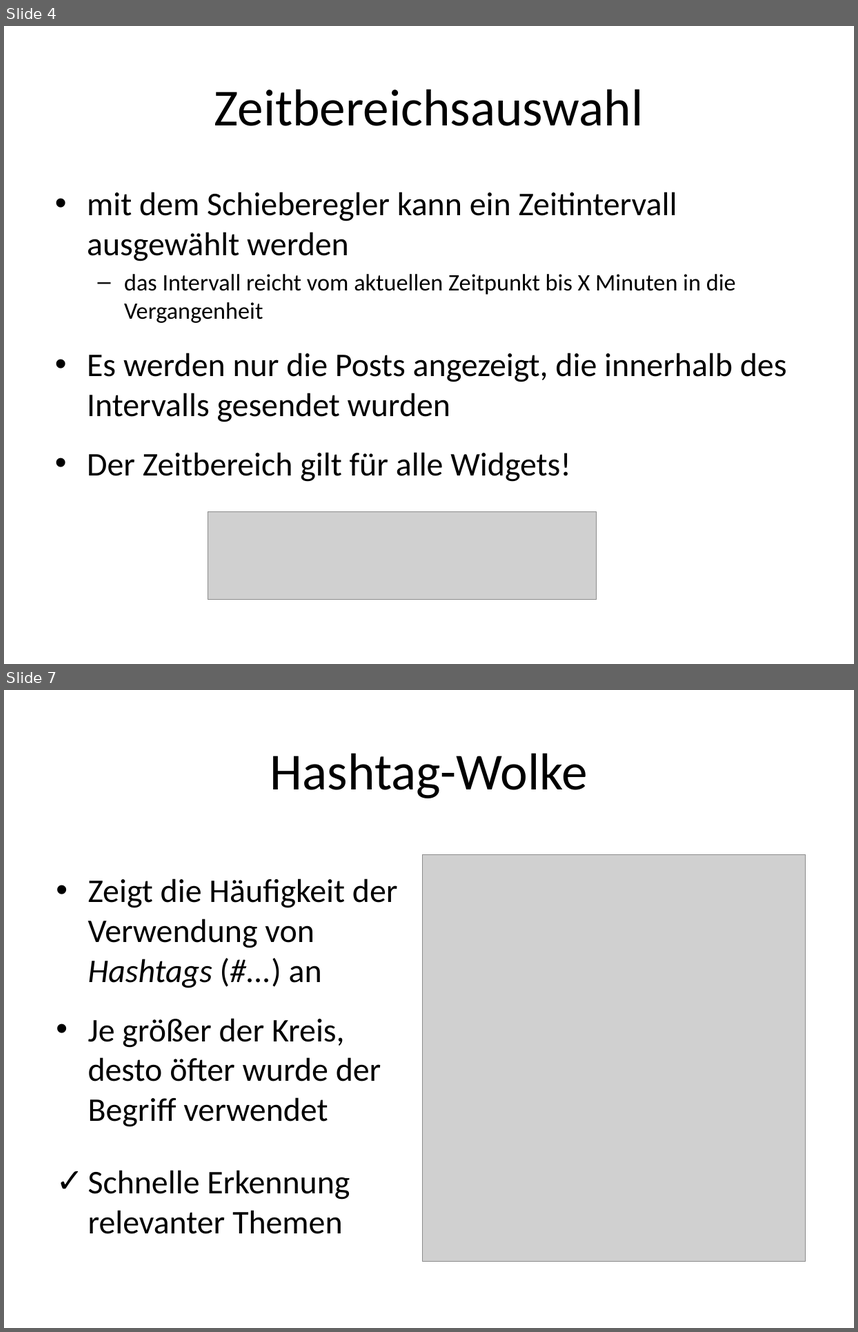
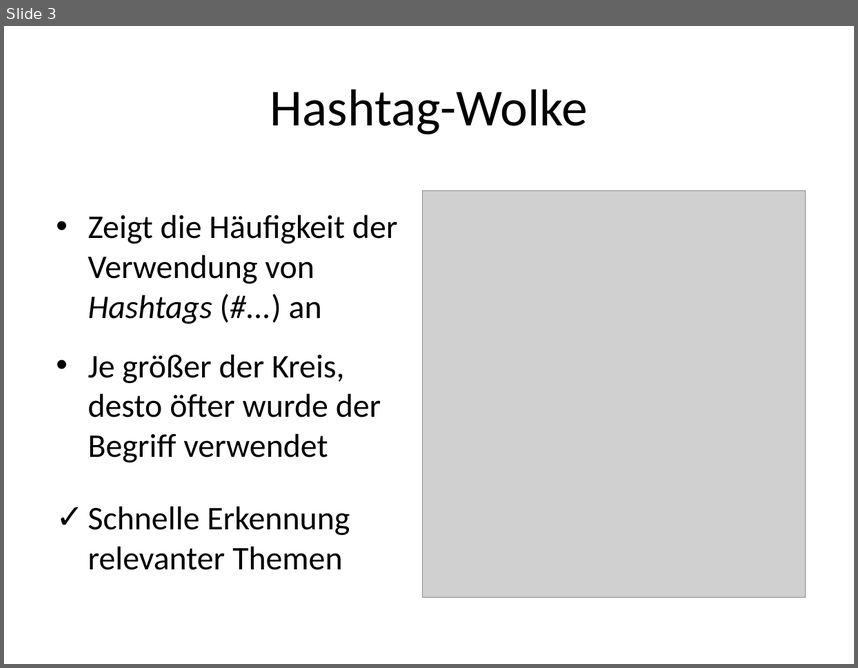
Before and after one commit to d-f/bugfree-octo-ironman, a slide deck: presentations/Presi-Teil_Jan.pptx. Shown one above the other, each under a label of ours: slides 4 and 7 before the commit, slide 3 after it; the slides between them are not shown. The pictures are 858x1332 and 858x668 pixels, drawn with LibreOffice and Linux fonts; fonts in the diff are those of the drawing; grey boxes stand for pictures. Boxes give left, top, right and bottom in pixels: in the first picture for what was removed or moved away, otherwise in the second. Text is boxed around its words. In the diff, an @@ line names an element or a change of style, - is before the commit and + after.

```diff
--- a/presentations/Presi-Teil_Jan.pptx
+++ b/presentations/Presi-Teil_Jan.pptx
@@ slide 4 removed at [4, 26, 854, 664], background #FFFFFF @@
@@ title removed at [214, 89, 643, 126] @@
-Zeitbereichsauswahl
@@ text removed at [87, 192, 787, 481] @@
-• mit dem Schieberegler kann ein Zeitintervall ausgewählt werden
-  – das Intervall reicht vom aktuellen Zeitpunkt bis X Minuten in die Vergangenheit
-• Es werden nur die Posts angezeigt, die innerhalb des Intervalls gesendet wurden
-• Der Zeitbereich gilt für alle Widgets!
@@ picture removed at [208, 511, 597, 599] @@
@@ what was slide 7 is now slide 3 @@
```
Also in this commit, not shown: 2 slides changed, 3 other slides removed.
